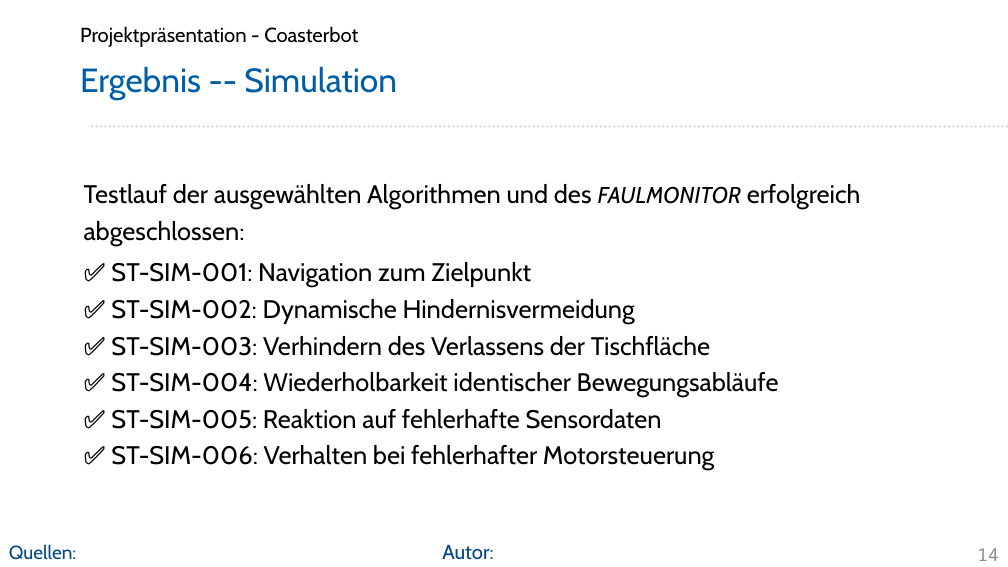
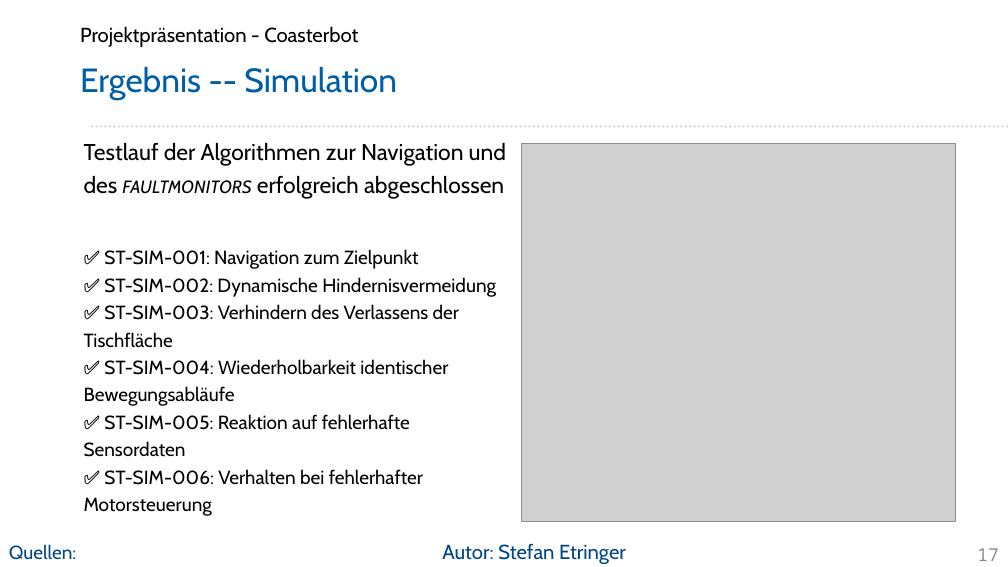
Before and after one commit to Project-CoasterBot/coasterbot, a slide deck: slide 17 of M6_Projekträsentation/se_Projektpräsentation_Coasterbot.odp (slide 14 before the commit). Drawn at 1008x567 pixels with LibreOffice and Linux fonts; fonts in the diff are those of the drawing; grey boxes stand for pictures; background and template pictures are left out. Boxes give left, top, right and bottom in pixels: in the first picture for what was removed or moved away, otherwise in the second. Text is boxed around its words. In the diff, an @@ line names an element or a change of style, - is before the commit and + after.

Commit message:
Bilder eingefügt, Text angepasst

```diff
--- a/M6_Projekträsentation/se_Projektpräsentation_Coasterbot.odp
+++ b/M6_Projekträsentation/se_Projektpräsentation_Coasterbot.odp
@@ text "Testlauf der Algorithmen zur Navigation ..." at bbox=[84, 143, 506, 516]: vertical alignment top to middle @@
@@ text at bbox=[84, 143, 506, 199]: text changed; size 20 to 18 pt @@
-Testlauf der ausgewählten Algorithmen und des FAULMONITOR erfolgreich abgeschlossen:
+Testlauf der Algorithmen zur Navigation und des FAULTMONITORS erfolgreich abgeschlossen
@@ picture added at bbox=[522, 144, 956, 521] @@
@@ text at bbox=[84, 249, 496, 516]: size 20 to 15 pt in "✅ ST-SIM-001: Navigation zum Zielpunkt ✅ ST-SIM-002: ..." @@
@@ text at bbox=[442, 543, 626, 564]: text changed @@
-Autor:
+Autor: Stefan Etringer
@@ page number at bbox=[977, 548, 998, 561]: text changed @@
-14
+17
```
Also in this commit, not shown: 10 other slides changed, 4 slides added, 1 slide removed.
